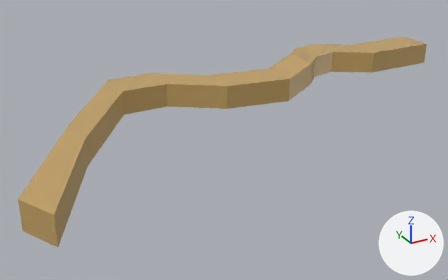
Two versions of the Blender file Assets/Imports/TestCaveSystem/IntroCaveSystem.blend, one commit apart.
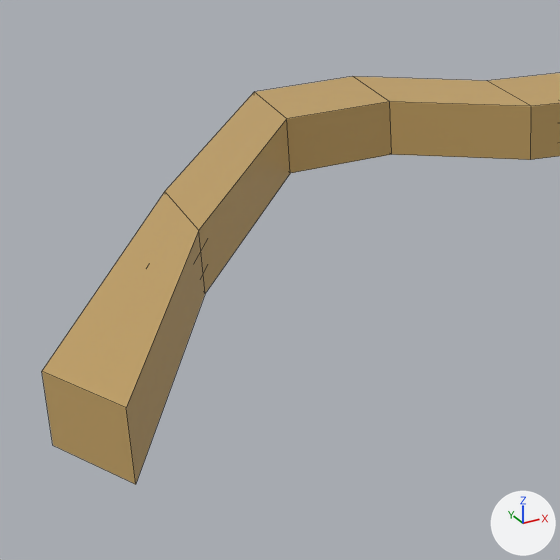
Each version appears first whole from a 50 mm camera at (-46.97, -46.04, 17.45) aimed at (-24.92, -5.94, -2.6), and next in a close-up on the part from 0% to 53% of the width and 14% to 100% of the height. Arrows for +X, +Y and +Z are at lower right; the lights stay in place. The close-ups show mesh edges as thin lines.
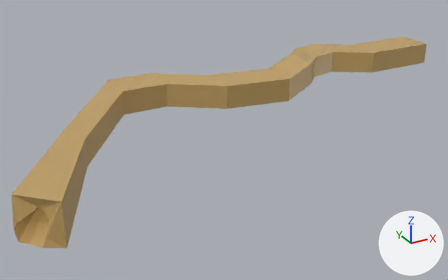
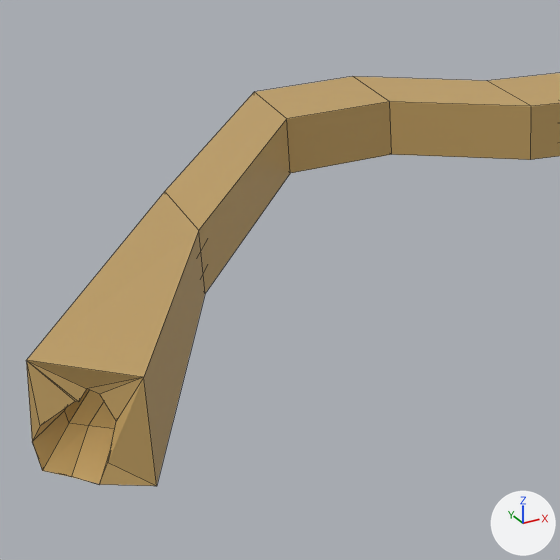
Changed parts and their boxes (x1, y1, x2, y2) in the close-ups (560 x 560 px):
```json
{"object": "Cube", "change": "reshaped", "before": [42, 73, 560, 484], "after": [26, 73, 560, 486]}
{"part": 1, "of": "me_cube_001", "change": "built on", "before": [42, 192, 205, 484], "after": [26, 192, 205, 486]}
```

The change, as JSON lines over the scene's bpy script:
```json
{"block": "me_cube_001", "where": "# used by ob_cube; location = (0.0, 0.0, 0.0); scale = (1.0, 1.69, 1.0)"}
{"op": "remove", "block": "me_cube_001", "code": "me_cube_001.from_pydata(...)  # 356 vertices, 344 faces; spans x -42.5..1.0, y -10.3..2.3, z -1.0..1.4"}
{"op": "add", "block": "me_cube_001", "code": "me_cube_001.from_pydata(...)  # 367 vertices, 367 faces; spans x -43.0..1.0, y -10.1..2.3, z -1.4..1.5"}
{"block": "me_cube_001", "change": "me_cube_001 part 1"}
{"block": "me_cube_001", "change": "3 vertices are removed from x -42.5..-41.2, y -10.3..-8.8, z -1.0..1.0"}
{"block": "me_cube_001", "change": "6 faces are deleted"}
{"block": "me_cube_001", "change": "1 vertex moves from x -41.2, y -10.3, z -1.0 to x -40.7, y -10.1, z -1.4"}
{"block": "me_cube_001", "change": "14 vertices are added at x -43.0..-40.7, y -10.1..-8.9, z -1.4..1.5"}
{"block": "me_cube_001", "change": "29 new faces join them"}
```
